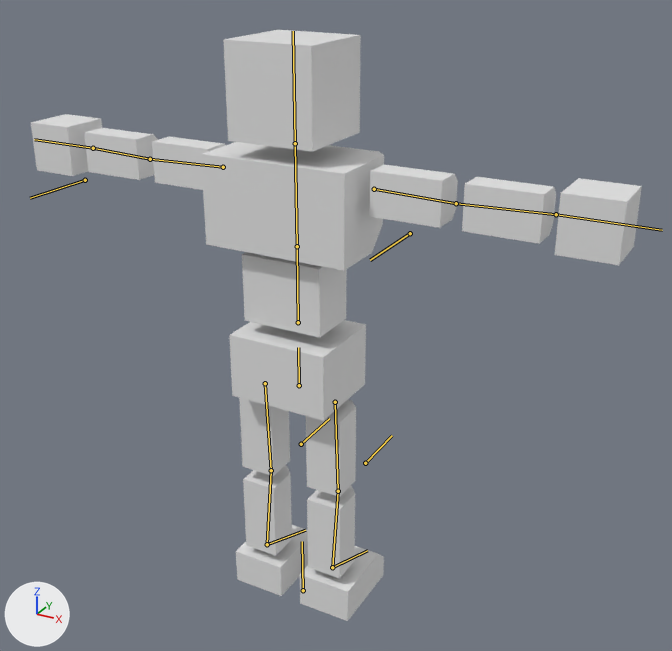
Two versions of the glTF model BrowserGame/public/models/ToyQuest.glb, one commit apart.
One viewpoint serves both versions: a 50 mm lens placed at (10.12, -16.63, 11.21), pointed at (0.61, 0.66, 2.56). Arrows for +X, +Y and +Z are at lower left; the lights stay in place. Both versions are drawn at frame 9 of the action '01_rightarm.run'; the numbers are the values there. The bones that bend it are drawn over the model as lines.

Objects in the first picture: '立方体'.
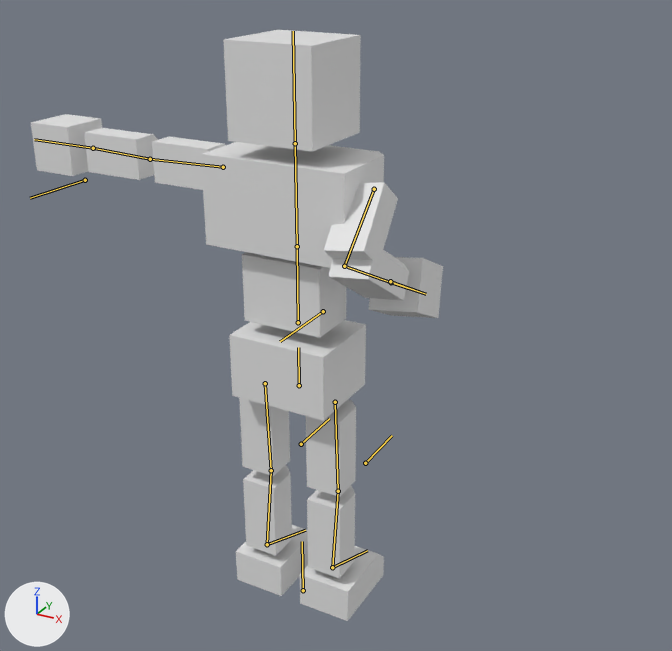
Pixel boxes [x1, y1, x2, y2] of what changed, in the pictures (672 x 651 px):
'立方体', posed (33% narrower): before [31, 30, 642, 621]; after [31, 30, 443, 621]
bone 'upper arm.L', root to tip: before (374, 189) to (456, 203); after (374, 189) to (344, 266)
bone 'forearm.L', root to tip: before (456, 203) to (556, 214); after (344, 266) to (391, 282)
bone 'hand.L', root to tip: before (556, 214) to (662, 230); after (391, 282) to (426, 294)

Patch to the scene script:
```diff
--- a/BrowserGame/public/models/ToyQuest.glb.py
+++ b/BrowserGame/public/models/ToyQuest.glb.py
@@ bone_upper_arm_l @@
 bone_upper_arm_l = bpy.data.objects['アーマチュア'].pose.bones['upper arm.L']  # child of 'chest'
-bone_upper_arm_l.rotation_quaternion = (1.0, 0.0, 0.0, 0.0)  # degrees (0, 0, 0)
+bone_upper_arm_l.rotation_quaternion = (0.698, 0.308, -0.293, -0.574)  # degrees (50, -3, -80)
@@ bone_forearm_l @@
 bone_forearm_l = bpy.data.objects['アーマチュア'].pose.bones['forearm.L']  # child of 'upper arm.L'
-bone_forearm_l.rotation_quaternion = (1.0, 0.0, 0.0, 0.0)  # degrees (0, 0, 0)
+bone_forearm_l.rotation_quaternion = (0.643, -0.764, 0.0, -0.016)  # degrees (-100, -1, -1)
@@ bone_hand_l @@
 bone_hand_l = bpy.data.objects['アーマチュア'].pose.bones['hand.L']  # child of 'forearm.L'
-bone_hand_l.rotation_quaternion = (1.0, 0.0, 0.0, 0.0)  # degrees (0, 0, 0)
+bone_hand_l.rotation_quaternion = (0.997, -0.073, -0.021, -0.033)  # degrees (-8, -3, -4)
```
